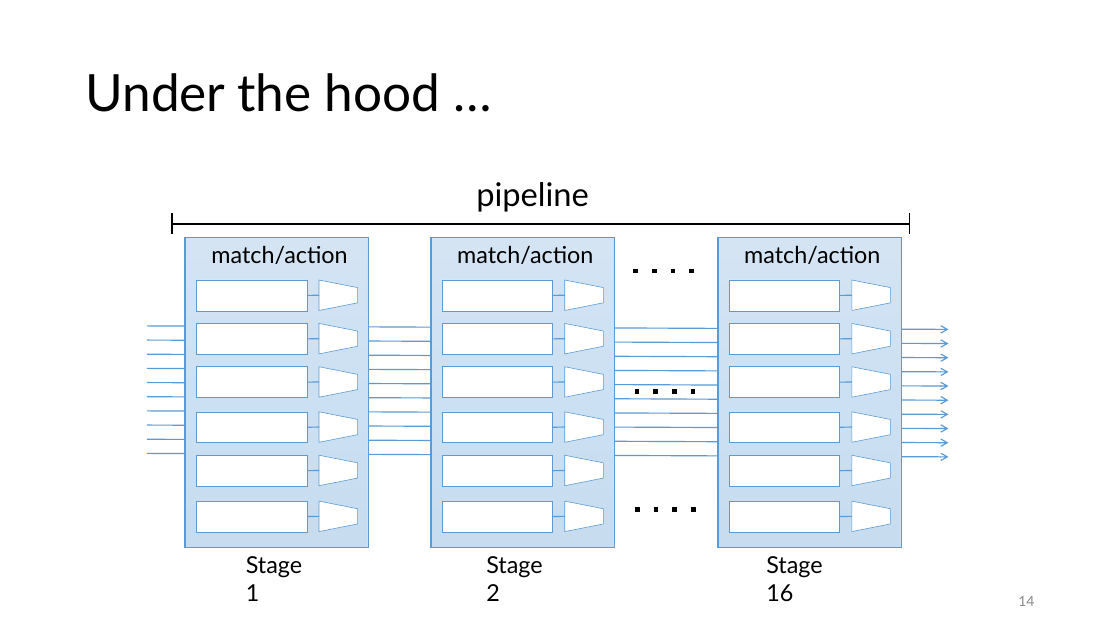
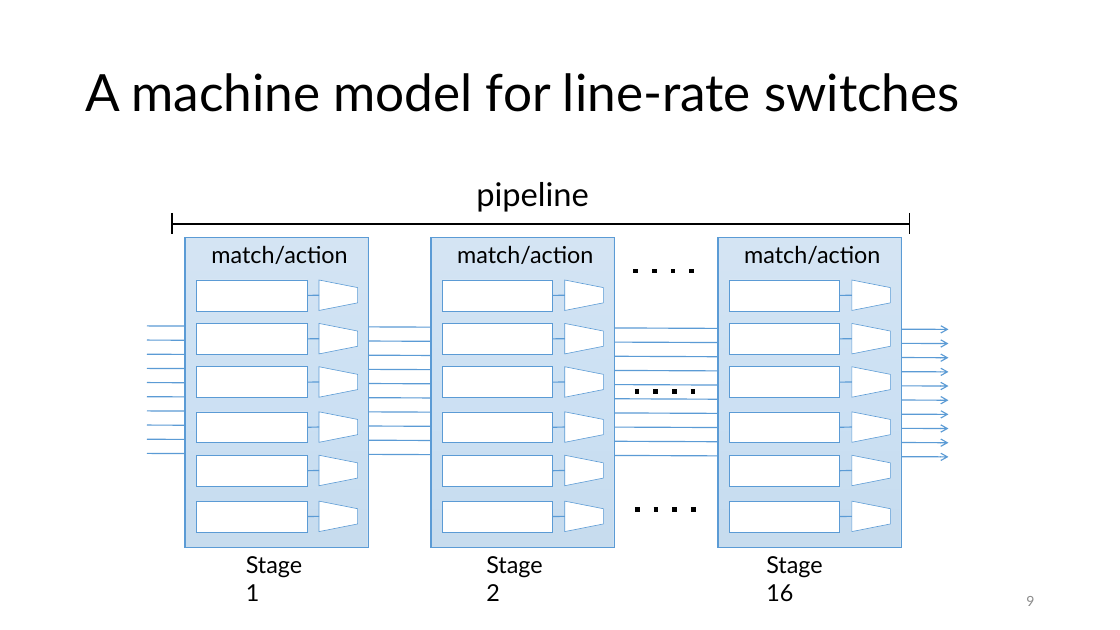
Before and after one commit to anirudhSK/pifo-domino-marple-ppts, a slide deck: slide 9 of combined_domino_pifo.pptx (slide 14 before the commit). Drawn at 1120x630 pixels with LibreOffice and Linux fonts; fonts in the diff are those of the drawing. Boxes give left, top, right and bottom in pixels: in the first picture for what was removed or moved away, otherwise in the second. Text is boxed around its words. In the diff, an @@ line names an element or a change of style, - is before the commit and + after.

```diff
--- a/combined_domino_pifo.pptx
+++ b/combined_domino_pifo.pptx
@@ title at <box>85,73,960,112</box>: text changed @@
-Under the hood …
+A machine model for line-rate switches
@@ page number at <box>1026,596,1034,606</box>: text changed @@
-14
+9
```
Also in this commit, not shown: 3 other slides changed, 6 slides added, 5 slides removed.
